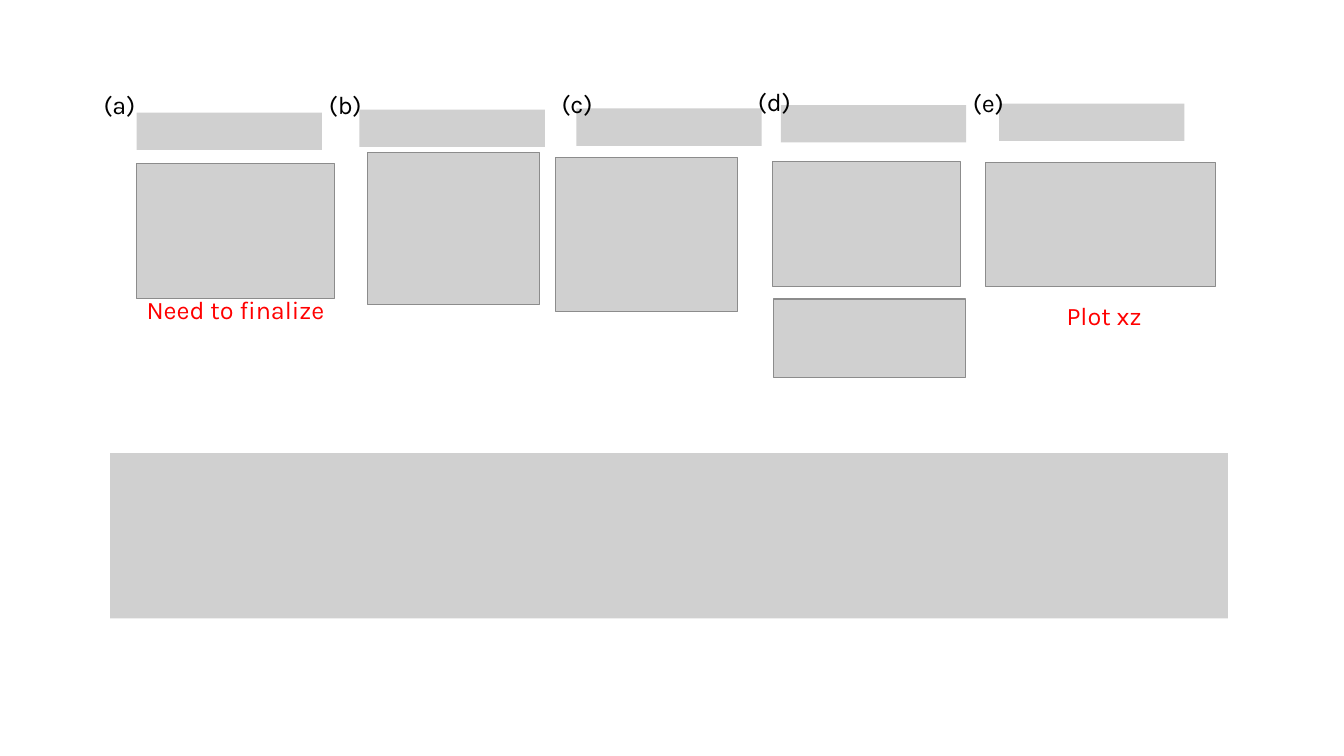
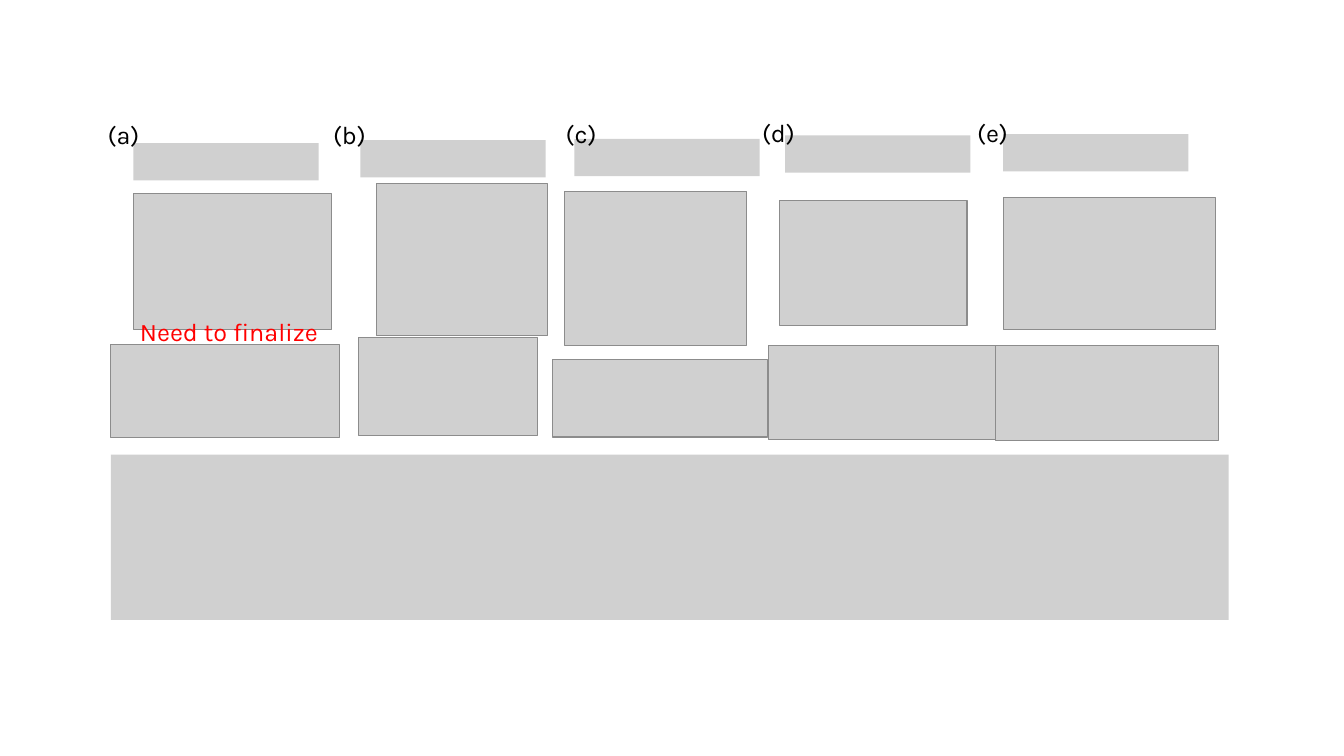
Before and after one commit to tyokokur/presentations, a slide deck: slide 3 of SYSG3_paper.pptx. Drawn at 1344x756 pixels with LibreOffice and Linux fonts; fonts in the diff are those of the drawing; grey boxes stand for pictures. Boxes give left, top, right and bottom in pixels: in the first picture for what was removed or moved away, otherwise in the second. Text is boxed around its words. In the diff, an @@ line names an element or a change of style, - is before the commit and + after.

Commit message:
autocommit

```diff
--- a/SYSG3_paper.pptx
+++ b/SYSG3_paper.pptx
@@ picture removed at <box>136,113,322,150</box> @@
@@ picture removed at <box>360,110,545,147</box> @@
@@ picture removed at <box>577,109,762,146</box> @@
@@ picture removed at <box>781,105,967,142</box> @@
@@ 5 texts: place and size @@
-5 texts at <box>104,93,1004,120</box>
+5 texts at <box>108,124,1008,151</box>
@@ picture removed at <box>999,104,1185,141</box> @@
@@ picture added at <box>133,143,319,180</box> @@
@@ picture added at <box>361,140,546,177</box> @@
@@ picture added at <box>575,139,760,176</box> @@
@@ picture added at <box>785,135,971,172</box> @@
@@ picture added at <box>1003,134,1189,171</box> @@
@@ picture: place and size @@
-picture at <box>136,163,334,299</box>
+picture at <box>133,194,331,330</box>
@@ picture: place and size @@
-picture at <box>368,152,540,304</box>
+picture at <box>376,184,548,336</box>
@@ picture: place and size @@
-picture at <box>556,157,738,312</box>
+picture at <box>565,192,747,346</box>
@@ picture: place and size @@
-picture at <box>773,161,961,286</box>
+picture at <box>779,201,967,326</box>
@@ picture: place and size @@
-picture at <box>986,162,1216,286</box>
+picture at <box>1003,198,1216,329</box>
@@ text "Need to finalize" rewrapped from <box>147,296,325,320</box> to <box>140,319,318,348</box> @@
@@ text removed at <box>1067,307,1142,326</box> @@
-Plot xz
@@ picture added at <box>111,344,339,438</box> @@
@@ picture added at <box>359,338,537,436</box> @@
@@ picture: place and size @@
-picture at <box>774,299,966,378</box>
+picture at <box>769,345,997,439</box>
@@ picture added at <box>995,345,1218,440</box> @@
@@ picture added at <box>553,360,767,438</box> @@
```
